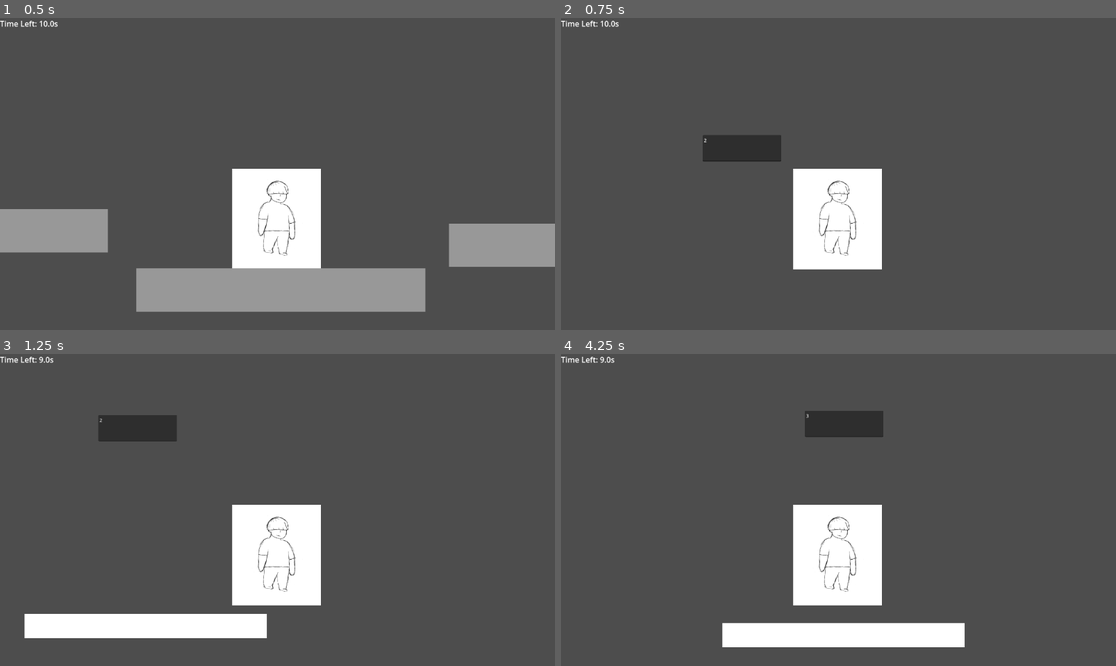
Above: before the commit, frames 1-4 (two rows, left to right).
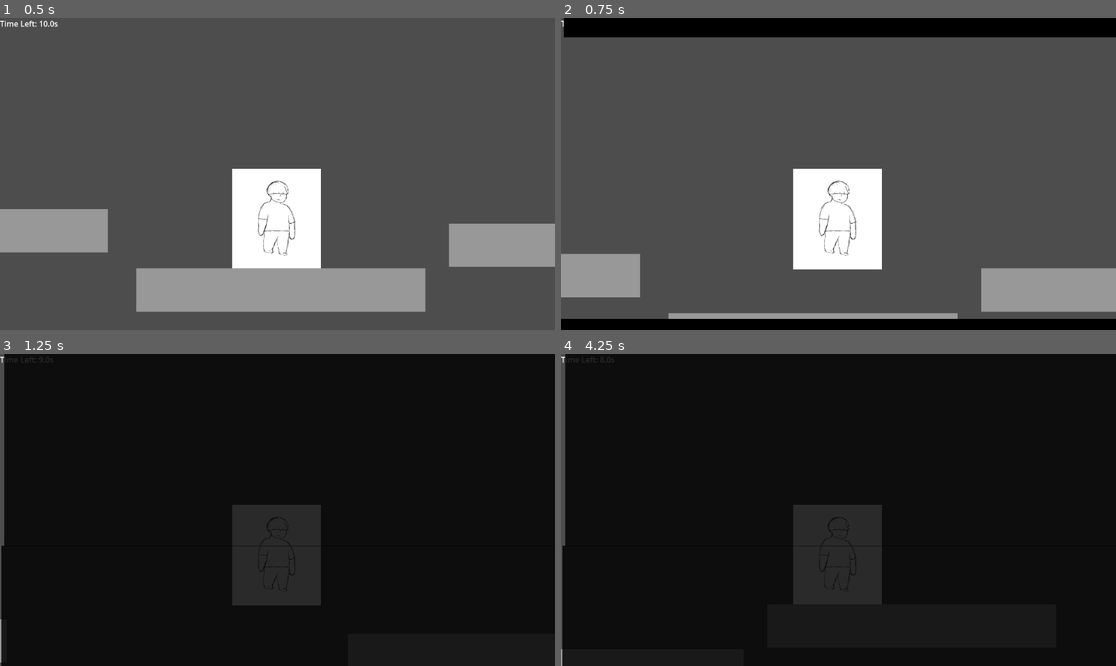
Above: after the commit, the same moments.

Repository: UmbraSky/Scopophobia-Game-Jam
Game: Godot game, scene res://scenes/main.tscn
Two runs of this game, one before a commit and one after it. Both use one fixed random seed, a clock stepped at 60 frames per second and the inputs below.
Inputs (mouse positions are in pixels of both pictures, inside the frame that each line leads up to):
- Up to frame 1 (0.5 s): no input
- Up to frame 2 (0.75 s): tap Enter (ui_accept) at 0.5 s; move the mouse to (960, 158) at 0.52 s; hold Right (ui_right) from 0.53 s (still down); click (960, 158) at 0.67 s
- Up to frame 3 (1.25 s): keep holding Right (ui_right); tap Enter (ui_accept) at 0.77 s
- Up to frame 4 (4.25 s): move the mouse to (727, 525) at 1.27 s; click (727, 525) at 1.42 s; tap Enter (ui_accept) at 1.52, 3.02, 3.77 s; move the mouse to (894, 441) at 2.02 s; release Right (ui_right) at 2.03 s; hold Left (ui_left) 2.03-2.78 s; click (894, 441) at 2.17 s; move the mouse to (810, 572) at 2.77 s; hold Right (ui_right) from 2.78 s (still down); click (810, 572) at 2.92 s; move the mouse to (1005, 556) at 3.52 s; click (1005, 556) at 3.67 s

Frame 1 is identical in both runs. In frame 2, 17% of the frame differs, in the area x 0-100%, y 0-100%; in frame 3, 99%; in frame 4, 99%.

Commit message:
Blinking!

Diff:
--- a/scopophobia/project.godot
+++ b/scopophobia/project.godot
@@ -24,6 +24,25 @@
 
 player=""
 
+[input]
+
+ui_left={
+"deadzone": 0.5,
+"events": [Object(InputEventKey,"resource_local_to_scene":false,"resource_name":"","device":0,"window_id":0,"alt_pressed":false,"shift_pressed":false,"ctrl_pressed":false,"meta_pressed":false,"pressed":false,"keycode":4194319,"physical_keycode":0,"key_label":0,"unicode":0,"location":0,"echo":false,"script":null)
+, Object(InputEventJoypadButton,"resource_local_to_scene":false,"resource_name":"","device":0,"button_index":13,"pressure":0.0,"pressed":false,"script":null)
+, Object(InputEventJoypadMotion,"resource_local_to_scene":false,"resource_name":"","device":0,"axis":0,"axis_value":-1.0,"script":null)
+, Object(InputEventKey,"resource_local_to_scene":false,"resource_name":"","device":-1,"window_id":0,"alt_pressed":false,"shift_pressed":false,"ctrl_pressed":false,"meta_pressed":false,"pressed":false,"keycode":0,"physical_keycode":65,"key_label":0,"unicode":97,"location":0,"echo":false,"script":null)
+]
+}
+ui_right={
+"deadzone": 0.5,
+"events": [Object(InputEventKey,"resource_local_to_scene":false,"resource_name":"","device":0,"window_id":0,"alt_pressed":false,"shift_pressed":false,"ctrl_pressed":false,"meta_pressed":false,"pressed":false,"keycode":4194321,"physical_keycode":0,"key_label":0,"unicode":0,"location":0,"echo":false,"script":null)
+, Object(InputEventJoypadButton,"resource_local_to_scene":false,"resource_name":"","device":0,"button_index":14,"pressure":0.0,"pressed":false,"script":null)
+, Object(InputEventJoypadMotion,"resource_local_to_scene":false,"resource_name":"","device":0,"axis":0,"axis_value":1.0,"script":null)
+, Object(InputEventKey,"resource_local_to_scene":false,"resource_name":"","device":-1,"window_id":0,"alt_pressed":false,"shift_pressed":false,"ctrl_pressed":false,"meta_pressed":false,"pressed":false,"keycode":0,"physical_keycode":68,"key_label":0,"unicode":100,"location":0,"echo":false,"script":null)
+]
+}
+
 [physics]
 
 2d/default_gravity=1259.27
--- a/scopophobia/scenes/HUD.tscn
+++ b/scopophobia/scenes/HUD.tscn
@@ -1,6 +1,167 @@
-[gd_scene load_steps=2 format=3 uid="uid://bcjbp0sgyp2te"]
+[gd_scene load_steps=6 format=3 uid="uid://bcjbp0sgyp2te"]
 
 [ext_resource type="Script" uid="uid://ciccme8x3cvpd" path="res://scripts/hud.gd" id="1_qpvh6"]
+
+[sub_resource type="Animation" id="Animation_qpvh6"]
+resource_name = "eyes_close"
+tracks/0/type = "value"
+tracks/0/imported = false
+tracks/0/enabled = true
+tracks/0/path = NodePath("TopLid:position")
+tracks/0/interp = 1
+tracks/0/loop_wrap = true
+tracks/0/keys = {
+"times": PackedFloat32Array(0, 0.466667),
+"transitions": PackedFloat32Array(1, 1),
+"update": 0,
+"values": [Vector2(6, -651), Vector2(9, -249)]
+}
+tracks/1/type = "value"
+tracks/1/imported = false
+tracks/1/enabled = true
+tracks/1/path = NodePath("BottomLid:position")
+tracks/1/interp = 1
+tracks/1/loop_wrap = true
+tracks/1/keys = {
+"times": PackedFloat32Array(0, 0.466667),
+"transitions": PackedFloat32Array(1, 1),
+"update": 0,
+"values": [Vector2(0, 652), Vector2(3, 398)]
+}
+tracks/2/type = "value"
+tracks/2/imported = false
+tracks/2/enabled = true
+tracks/2/path = NodePath("TopLid:color")
+tracks/2/interp = 1
+tracks/2/loop_wrap = true
+tracks/2/keys = {
+"times": PackedFloat32Array(0, 0.466667, 0.966667),
+"transitions": PackedFloat32Array(1, 1, 1),
+"update": 0,
+"values": [Color(0, 0, 0, 1), Color(0, 0, 0, 1), Color(0, 0, 0, 0)]
+}
+tracks/3/type = "value"
+tracks/3/imported = false
+tracks/3/enabled = true
+tracks/3/path = NodePath("BottomLid:color")
+tracks/3/interp = 1
+tracks/3/loop_wrap = true
+tracks/3/keys = {
+"times": PackedFloat32Array(0, 0.466667, 0.966667),
+"transitions": PackedFloat32Array(1, 1, 1),
+"update": 0,
+"values": [Color(0, 0, 0, 1), Color(0, 0, 0, 1), Color(0, 0, 0, 0)]
+}
+
+[sub_resource type="Animation" id="Animation_fls4u"]
+resource_name = "eyes_open"
+length = 0.5
+tracks/0/type = "value"
+tracks/0/imported = false
+tracks/0/enabled = true
+tracks/0/path = NodePath("TopLid:position")
+tracks/0/interp = 1
+tracks/0/loop_wrap = true
+tracks/0/keys = {
+"times": PackedFloat32Array(0, 0.466667),
+"transitions": PackedFloat32Array(1, 1),
+"update": 0,
+"values": [Vector2(4, -244), Vector2(0, -655)]
+}
+tracks/1/type = "value"
+tracks/1/imported = false
+tracks/1/enabled = true
+tracks/1/path = NodePath("BottomLid:position")
+tracks/1/interp = 1
+tracks/1/loop_wrap = true
+tracks/1/keys = {
+"times": PackedFloat32Array(0, 0.433333),
+"transitions": PackedFloat32Array(1, 1),
+"update": 0,
+"values": [Vector2(3, 398), Vector2(3, 649)]
+}
+tracks/2/type = "value"
+tracks/2/imported = false
+tracks/2/enabled = true
+tracks/2/path = NodePath("BottomLid:color")
+tracks/2/interp = 1
+tracks/2/loop_wrap = true
+tracks/2/keys = {
+"times": PackedFloat32Array(0),
+"transitions": PackedFloat32Array(1),
+"update": 0,
+"values": [Color(0, 0, 0, 1)]
+}
+tracks/3/type = "value"
+tracks/3/imported = false
+tracks/3/enabled = true
+tracks/3/path = NodePath("TopLid:color")
+tracks/3/interp = 1
+tracks/3/loop_wrap = true
+tracks/3/keys = {
+"times": PackedFloat32Array(0),
+"transitions": PackedFloat32Array(1),
+"update": 0,
+"values": [Color(0, 0, 0, 1)]
+}
+
+[sub_resource type="Animation" id="Animation_1etfg"]
+length = 0.001
+tracks/0/type = "value"
+tracks/0/imported = false
+tracks/0/enabled = true
+tracks/0/path = NodePath("TopLid:position")
+tracks/0/interp = 1
+tracks/0/loop_wrap = true
+tracks/0/keys = {
+"times": PackedFloat32Array(0),
+"transitions": PackedFloat32Array(1),
+"update": 0,
+"values": [Vector2(9, -249)]
+}
+tracks/1/type = "value"
+tracks/1/imported = false
+tracks/1/enabled = true
+tracks/1/path = NodePath("BottomLid:position")
+tracks/1/interp = 1
+tracks/1/loop_wrap = true
+tracks/1/keys = {
+"times": PackedFloat32Array(0),
+"transitions": PackedFloat32Array(1),
+"update": 0,
+"values": [Vector2(0, 652)]
+}
+tracks/2/type = "value"
+tracks/2/imported = false
+tracks/2/enabled = true
+tracks/2/path = NodePath("TopLid:color")
+tracks/2/interp = 1
+tracks/2/loop_wrap = true
+tracks/2/keys = {
+"times": PackedFloat32Array(0),
+"transitions": PackedFloat32Array(1),
+"update": 0,
+"values": [Color(0, 0, 0, 0)]
+}
+tracks/3/type = "value"
+tracks/3/imported = false
+tracks/3/enabled = true
+tracks/3/path = NodePath("BottomLid:color")
+tracks/3/interp = 1
+tracks/3/loop_wrap = true
+tracks/3/keys = {
+"times": PackedFloat32Array(0),
+"transitions": PackedFloat32Array(1),
+"update": 0,
+"values": [Color(0, 0, 0, 0)]
+}
+
+[sub_resource type="AnimationLibrary" id="AnimationLibrary_7hsmw"]
+_data = {
+&"RESET": SubResource("Animation_1etfg"),
+&"eyes_close": SubResource("Animation_qpvh6"),
+&"eyes_open": SubResource("Animation_fls4u")
+}
 
 [node name="HUD" type="CanvasLayer"]
 script = ExtResource("1_qpvh6")
@@ -8,3 +169,30 @@
 [node name="CountdownLabel" type="Label" parent="."]
 offset_right = 40.0
 offset_bottom = 23.0
+
+[node name="TopLid" type="ColorRect" parent="."]
+anchors_preset = 15
+anchor_right = 1.0
+anchor_bottom = 1.0
+offset_left = 9.0
+offset_top = -249.0
+offset_right = 9.0
+offset_bottom = -249.0
+grow_horizontal = 2
+grow_vertical = 2
+color = Color(0, 0, 0, 0)
+
+[node name="BottomLid" type="ColorRect" parent="."]
+anchors_preset = 15
+anchor_right = 1.0
+anchor_bottom = 1.0
+offset_top = 652.0
+offset_bottom = 652.0
+grow_horizontal = 2
+grow_vertical = 2
+color = Color(0, 0, 0, 0)
+
+[node name="AnimationPlayer" type="AnimationPlayer" parent="."]
+libraries = {
+&"": SubResource("AnimationLibrary_7hsmw")
+}
--- a/scopophobia/scenes/test1.tscn
+++ b/scopophobia/scenes/test1.tscn
@@ -19,18 +19,126 @@
 metadata/_edit_use_anchors_ = true
 
 [node name="Player" parent="." instance=ExtResource("2_h46hq")]
-position = Vector2(-344, 13)
+position = Vector2(-564, 73)
+SPEED = 500.0
+JUMP_VELOCITY = -1000.0
 
-[node name="StaticBody2D" type="StaticBody2D" parent="."]
+[node name="Start Platform" type="StaticBody2D" parent="."]
+modulate = Color(0.737618, 0.171908, 0, 1)
 position = Vector2(355, -72)
 scale = Vector2(42.408, 5.53845)
 
-[node name="CollisionShape2D" type="CollisionShape2D" parent="StaticBody2D"]
+[node name="CollisionShape2D" type="CollisionShape2D" parent="Start Platform"]
 position = Vector2(-22.873, 34.3056)
 shape = SubResource("RectangleShape2D_oydga")
 
-[node name="MeshInstance2D" type="MeshInstance2D" parent="StaticBody2D"]
+[node name="MeshInstance2D" type="MeshInstance2D" parent="Start Platform"]
 position = Vector2(-22.8495, 34.6667)
 scale = Vector2(19.7736, 15.1798)
 mesh = SubResource("QuadMesh_oydga")
 texture = SubResource("MeshTexture_h46hq")
+
+[node name="StaticBody2D2" type="StaticBody2D" parent="."]
+position = Vector2(1419, -252)
+scale = Vector2(42.408, 5.53845)
+
+[node name="CollisionShape2D" type="CollisionShape2D" parent="StaticBody2D2"]
+position = Vector2(-22.873, 34.3056)
+shape = SubResource("RectangleShape2D_oydga")
+one_way_collision = true
+
+[node name="MeshInstance2D" type="MeshInstance2D" parent="StaticBody2D2"]
+position = Vector2(-22.8495, 34.6667)
+scale = Vector2(19.7736, 15.1798)
+mesh = SubResource("QuadMesh_oydga")
+texture = SubResource("MeshTexture_h46hq")
+
+[node name="StaticBody2D3" type="StaticBody2D" parent="."]
+position = Vector2(1942, -570)
+scale = Vector2(42.408, 5.53845)
+
+[node name="CollisionShape2D" type="CollisionShape2D" parent="StaticBody2D3"]
+position = Vector2(-22.873, 34.3056)
+shape = SubResource("RectangleShape2D_oydga")
+one_way_collision = true
+
+[node name="MeshInstance2D" type="MeshInstance2D" parent="StaticBody2D3"]
+position = Vector2(-22.8495, 34.6667)
+scale = Vector2(19.7736, 15.1798)
+mesh = SubResource("QuadMesh_oydga")
+texture = SubResource("MeshTexture_h46hq")
+
+[node name="StaticBody2D4" type="StaticBody2D" parent="."]
+position = Vector2(955, -791)
+scale = Vector2(42.408, 5.53845)
+
+[node name="CollisionShape2D" type="CollisionShape2D" parent="StaticBody2D4"]
+position = Vector2(-22.873, 34.3056)
+shape = SubResource("RectangleShape2D_oydga")
+one_way_collision = true
+
+[node name="MeshInstance2D" type="MeshInstance2D" parent="StaticBody2D4"]
+position = Vector2(-22.8495, 34.6667)
+scale = Vector2(19.7736, 15.1798)
+mesh = SubResource("QuadMesh_oydga")
+texture = SubResource("MeshTexture_h46hq")
+
+[node name="StaticBody2D5" type="StaticBody2D" parent="."]
+position = Vector2(-564, 9)
+scale = Vector2(42.408, 5.53845)
+
+[node name="CollisionShape2D" type="CollisionShape2D" parent="StaticBody2D5"]
+position = Vector2(-22.873, 34.3056)
+shape = SubResource("RectangleShape2D_oydga")
+one_way_collision = true
+
+[node name="MeshInstance2D" type="MeshInstance2D" parent="StaticBody2D5"]
+position = Vector2(-22.8495, 34.6667)
+scale = Vector2(19.7736, 15.1798)
+mesh = SubResource("QuadMesh_oydga")
+texture = SubResource("MeshTexture_h46hq")
+
+[node name="StaticBody2D6" type="StaticBody2D" parent="."]
+position = Vector2(-1521, -194)
+scale = Vector2(42.408, 5.53845)
+
+[node name="CollisionShape2D" type="CollisionShape2D" parent="StaticBody2D6"]
+position = Vector2(-22.873, 34.3056)
+shape = SubResource("RectangleShape2D_oydga")
+one_way_collision = true
+
+[node name="MeshInstance2D" type="MeshInstance2D" parent="StaticBody2D6"]
+position = Vector2(-22.8495, 34.6667)
+scale = Vector2(19.7736, 15.1798)
+mesh = SubResource("QuadMesh_oydga")
+texture = SubResource("MeshTexture_h46hq")
+
+[node name="StaticBody2D7" type="StaticBody2D" parent="."]
+position = Vector2(-379, -786)
+scale = Vector2(42.408, 5.53845)
+
+[node name="CollisionShape2D" type="CollisionShape2D" parent="StaticBody2D7"]
+position = Vector2(-22.873, 34.3056)
+shape = SubResource("RectangleShape2D_oydga")
+one_way_collision = true
+
+[node name="MeshInstance2D" type="MeshInstance2D" parent="StaticBody2D7"]
+position = Vector2(-22.8495, 34.6667)
+scale = Vector2(19.7736, 15.1798)
+mesh = SubResource("QuadMesh_oydga")
+texture = SubResource("MeshTexture_h46hq")
+
+[node name="StaticBody2D8" type="StaticBody2D" parent="."]
+position = Vector2(-1306, -581)
+scale = Vector2(42.408, 5.53845)
+
+[node name="CollisionShape2D" type="CollisionShape2D" parent="StaticBody2D8"]
+position = Vector2(-22.873, 34.3056)
+shape = SubResource("RectangleShape2D_oydga")
+one_way_collision = true
+
+[node name="MeshInstance2D" type="MeshInstance2D" parent="StaticBody2D8"]
+position = Vector2(-22.8495, 34.6667)
+scale = Vector2(19.7736, 15.1798)
+mesh = SubResource("QuadMesh_oydga")
+texture = SubResource("MeshTexture_h46hq")
--- a/scopophobia/scripts/hud.gd
+++ b/scopophobia/scripts/hud.gd
@@ -1,7 +1,20 @@
 extends CanvasLayer
 
 @onready var countdown_label: Label = $CountdownLabel
+@onready var animation_player: AnimationPlayer = $AnimationPlayer
+@onready var top_lid: ColorRect = $TopLid
+@onready var bottom_lid: ColorRect = $BottomLid
+
+var transition_stage := 0
 
 func set_countdown_text(text: String):
 	if countdown_label:
 		countdown_label.text = text
+
+func play_transition():
+	if transition_stage == 0:
+		animation_player.play("eyes_close")
+		transition_stage = 1
+	elif transition_stage == 1:
+		animation_player.play("eyes_open")
+		transition_stage = 0
--- a/scopophobia/scripts/player.gd
+++ b/scopophobia/scripts/player.gd
@@ -23,11 +23,15 @@
 			print("Switching Scenes Manually!")
 
 			if get_tree().current_scene.name != "Main" and current_platform_id <= 0:
+				HUD.play_transition()
+				await get_tree().create_timer(0.6).timeout
 				SceneManager.player_position = self.global_position
 				SceneManager.switch_to_scene("res://scenes/main.tscn")
 
 			else:
 				if platform_scenes.has(current_platform_id):
+					HUD.play_transition()
+					await get_tree().create_timer(0.6).timeout
 					var scene = platform_scenes[current_platform_id]
 					SceneManager.player_position = self.global_position
 					SceneManager.switch_to_scene(scene.resource_path)
@@ -67,6 +71,13 @@
 func _on_timer_timeout():
 	print("Timer finished. Current platform ID: ", current_platform_id)
 
+	if HUD.transition_stage == 0:
+		HUD.play_transition()
+		await get_tree().create_timer(0.6).timeout
+	elif HUD.transition_stage == 1:
+		HUD.play_transition()
+		await get_tree().create_timer(0.6).timeout
+
 	if platform_scenes.has(current_platform_id):
 		var scene = platform_scenes[current_platform_id]
 		SceneManager.player_position = self.global_position
